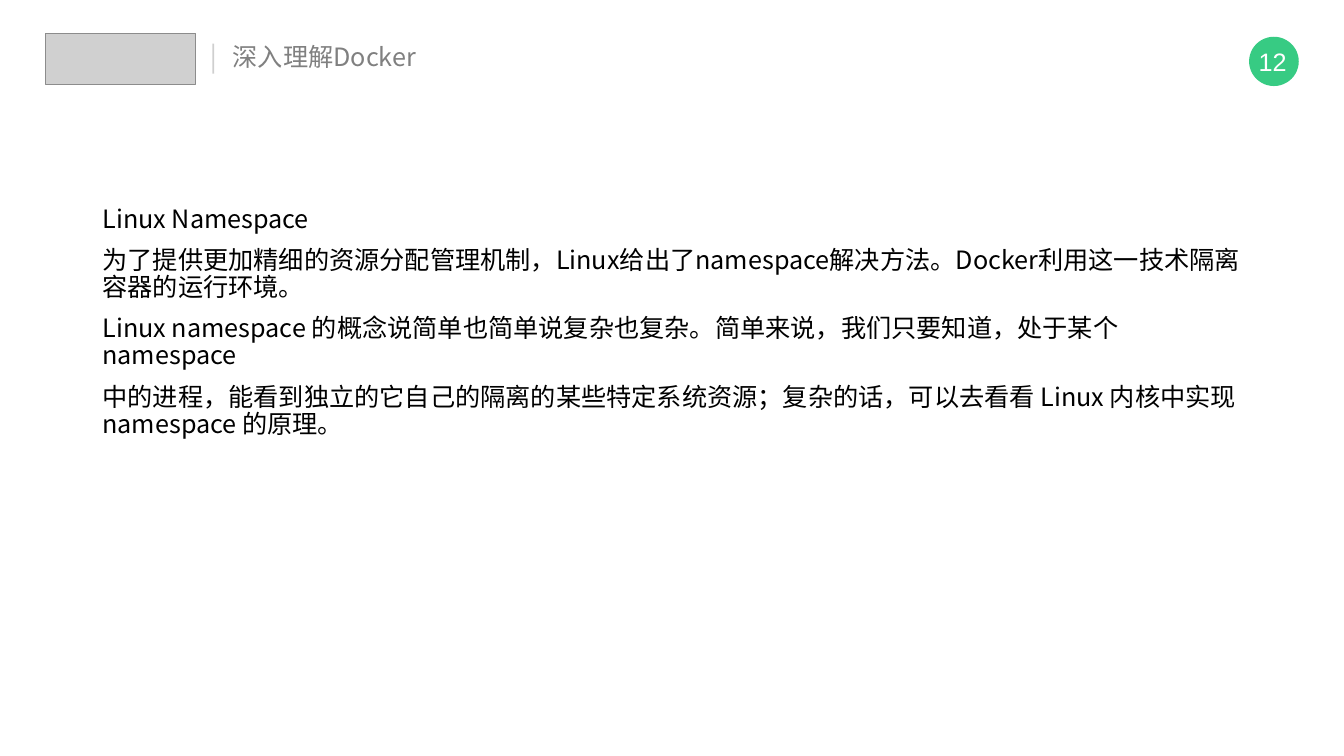
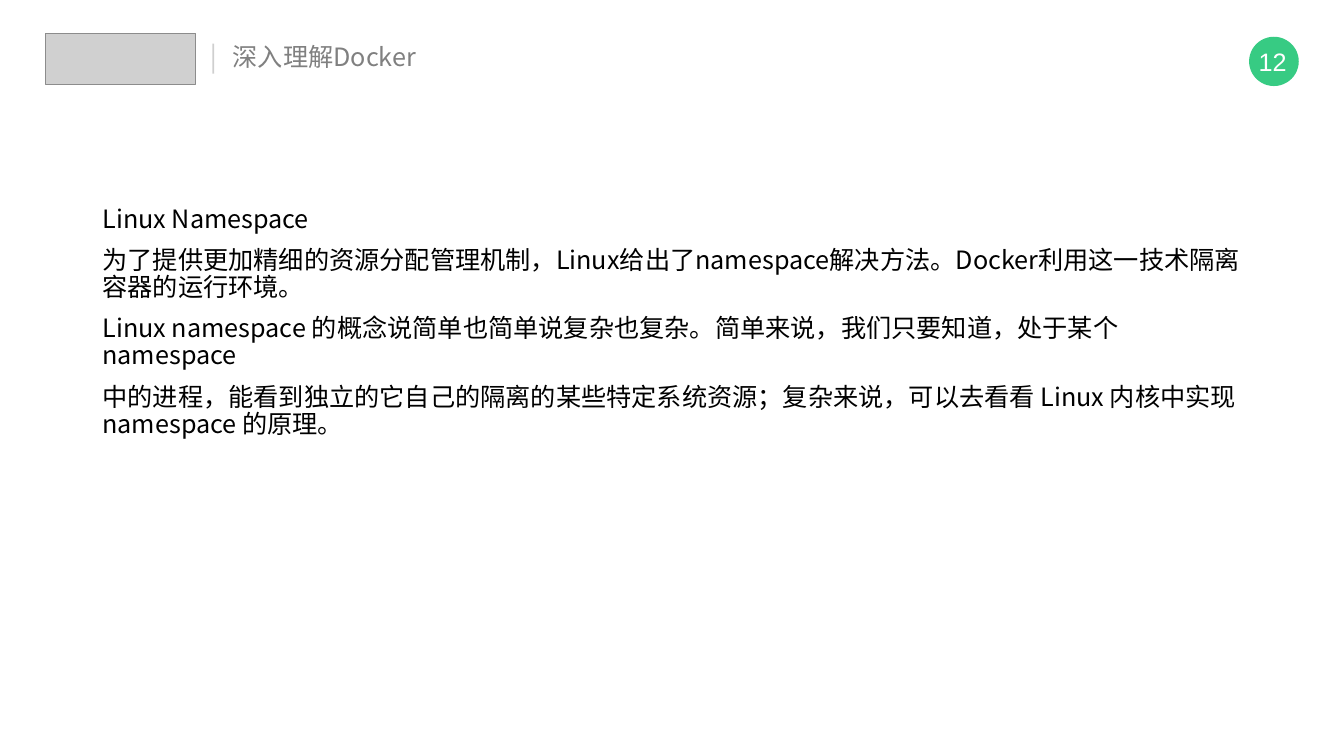
Before and after one commit to IT18Monkey/java-learn-note, a slide deck: slide 15 of 技术分享/浅尝docker.pptx. Drawn at 1344x756 pixels with LibreOffice and Linux fonts; fonts in the diff are those of the drawing; grey boxes stand for pictures. Boxes give left, top, right and bottom in pixels: in the first picture for what was removed or moved away, otherwise in the second. Text is boxed around its words. In the diff, an @@ line names an element or a change of style, - is before the commit and + after.

```diff
--- a/技术分享/浅尝docker.pptx
+++ b/技术分享/浅尝docker.pptx
@@ text at box(102, 384, 1236, 439): text changed @@
-中的进程，能看到独立的它自己的隔离的某些特定系统资源；复杂的话，可以去看看 Linux 内核中实现 namespace 的原理。
+中的进程，能看到独立的它自己的隔离的某些特定系统资源；复杂来说，可以去看看 Linux 内核中实现 namespace 的原理。
```
Also in this commit, not shown: 4 other slides changed, 2 slides added, 1 slide removed.
